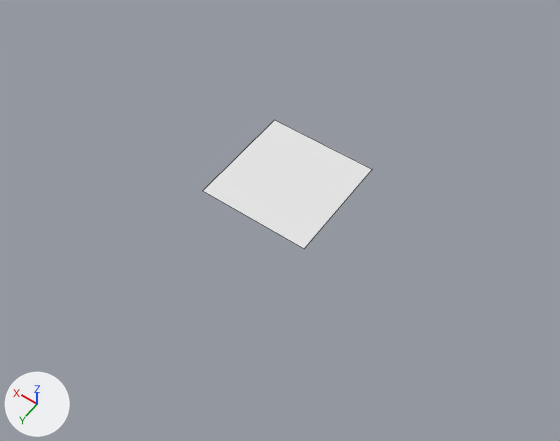
What one commit did to the Blender file assets/grass.blend.
One viewpoint serves both versions: a camera (50 mm lens) standing at (-181.0, 263.0, 367.0) and looking at (-13.0, 28.0, -4.0). Lighting does not change. The marker at lower left points along +X, +Y and +Z. Mesh edges are drawn as thin lines.

The first picture shows 'Grass'.
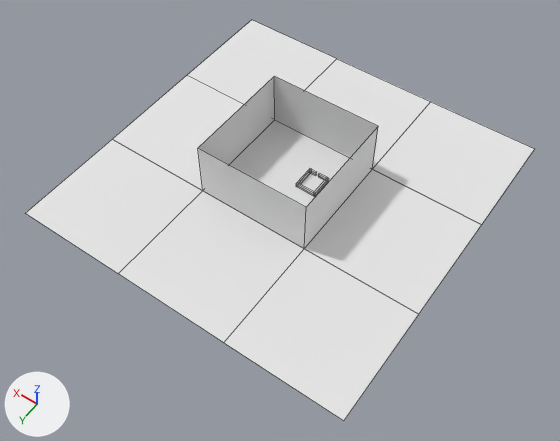
What changed in the scene script:
```text
Change me_grass:
    used by ob_grass; location = (0.0, 0.7, 0.0)
    verts and faces of me_grass; kept vertices keep their numbers, new ones are numbered from 4
    before: 0 (38.0, 38.0, 0.0) at pixel (202, 190), 1 (38.0, -38.0, 0.0) at pixel (274, 119), 2 (-38.0, -38.0, 0.0) at pixel (372, 169), 3 (-38.0, 38.0, 0.0) at pixel (304, 248)
    remove me_grass.from_pydata(...)  # 4 vertices, 1 face; spans x -38.0..38.0, y -38.0..38.0, z 0.0
    add me_grass.from_pydata(...)  # 80 vertices, 50 faces; spans x -114.0..114.0, y -114.0..114.0, z 0.0..38.3
    me_grass part 1: the loose piece of 4 vertices spanning x -38.0..38.0, y -38.0..38.0, z 0.0 is copied, and the copy is moved by (76.0, 0.0, 0.0); it spans x 38.0..114.0, y -38.0..38.0, z 0.0
    me_grass part 2: the loose piece of 4 vertices spanning x -38.0..38.0, y -38.0..38.0, z 0.0 is copied, and the copy is moved by (0.0, -76.0, 0.0); it spans x -38.0..38.0, y -114.0..-38.0, z 0.0
    me_grass part 3: the loose piece of 4 vertices spanning x -38.0..38.0, y -38.0..38.0, z 0.0 is copied, and the copy is moved by (76.0, -76.0, 0.0); it spans x 38.0..114.0, y -114.0..-38.0, z 0.0
    me_grass part 4: the loose piece of 4 vertices spanning x -38.0..38.0, y -38.0..38.0, z 0.0 is copied, and the copy is moved by (76.0, 76.0, 0.0); it spans x 38.0..114.0, y 38.0..114.0, z 0.0
    me_grass part 5: the loose piece of 4 vertices spanning x -38.0..38.0, y -38.0..38.0, z 0.0 is copied, and the copy is moved by (0.0, 76.0, 0.0); it spans x -38.0..38.0, y 38.0..114.0, z 0.0
    me_grass part 6: the loose piece of 4 vertices spanning x -38.0..38.0, y -38.0..38.0, z 0.0 is copied, and the copy is moved by (-76.0, 76.0, 0.0); it spans x -114.0..-38.0, y 38.0..114.0, z 0.0
    me_grass part 7: the loose piece of 4 vertices spanning x -38.0..38.0, y -38.0..38.0, z 0.0 is copied, and the copy is moved by (-76.0, 0.0, 0.0); it spans x -114.0..-38.0, y -38.0..38.0, z 0.0
    me_grass part 8: the loose piece of 4 vertices spanning x -38.0..38.0, y -38.0..38.0, z 0.0 is copied, and the copy is moved by (-76.0, -76.0, 0.0); it spans x -114.0..-38.0, y -114.0..-38.0, z 0.0
    me_grass part 9: a new loose piece of 40 vertices spanning x -20.8..-6.8, y -13.7..1.9, z 0.0..3.0, in mat_grass (its picture is missing)
    me_grass part 10
    add for new, old in zip([*range(4, 8)], [*range(0, 4)]): verts[new] = verts[old] + (0.0, 0.0, 38.3)
    add faces += [(2, 3, 7, 6), (1, 2, 6, 5), (0, 4, 7, 3), (0, 1, 5, 4)]
```

Boxes [x1, y1, x2, y2] around the edits, measured in the pictures (560 x 441 px):
'Grass', reshaped (199% wider, 209% taller)
    before: [203, 120, 372, 249]
    after: [26, 20, 534, 421]
part 1 of me_grass, added
    after: [113, 76, 244, 191]
part 2 of me_grass, added
    after: [305, 59, 431, 168]
part 3 of me_grass, added
    after: [187, 20, 337, 104]
part 4 of me_grass, added
    after: [26, 139, 202, 274]
part 5 of me_grass, added
    after: [119, 191, 304, 342]
part 6 of me_grass, added
    after: [224, 249, 419, 421]
part 7 of me_grass, added
    after: [305, 169, 481, 314]
part 8 of me_grass, added
    after: [373, 102, 534, 225]
part 9 of me_grass, added
    after: [296, 168, 329, 197]
part 10 of me_grass, added
    after: [198, 76, 378, 249]
